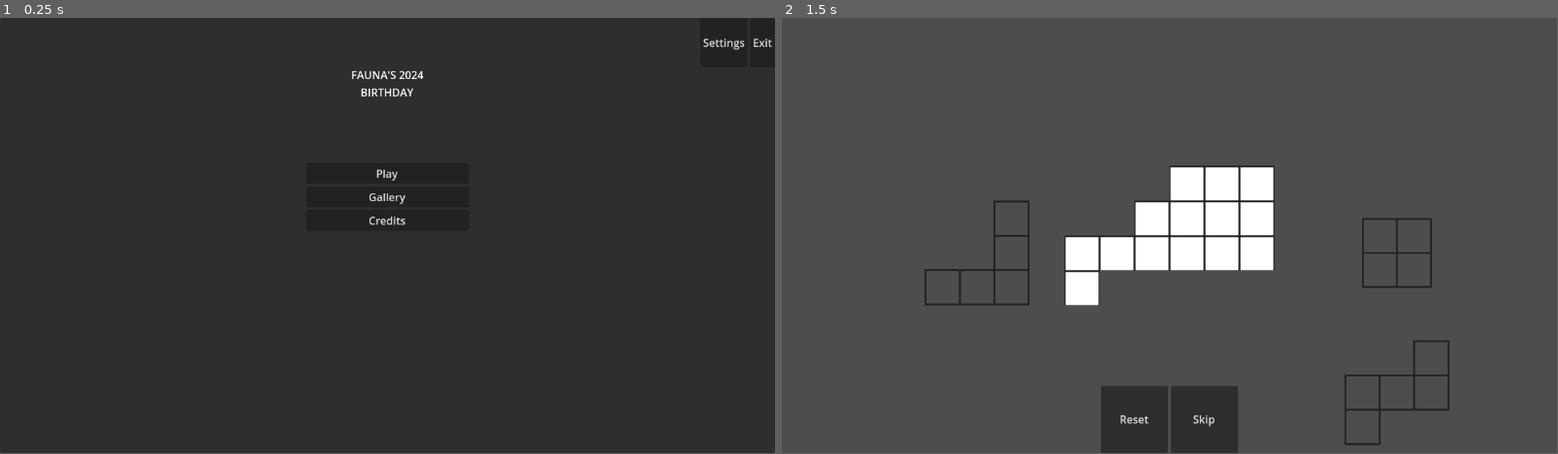
Above: before the commit, frames 1-2 (left to right).
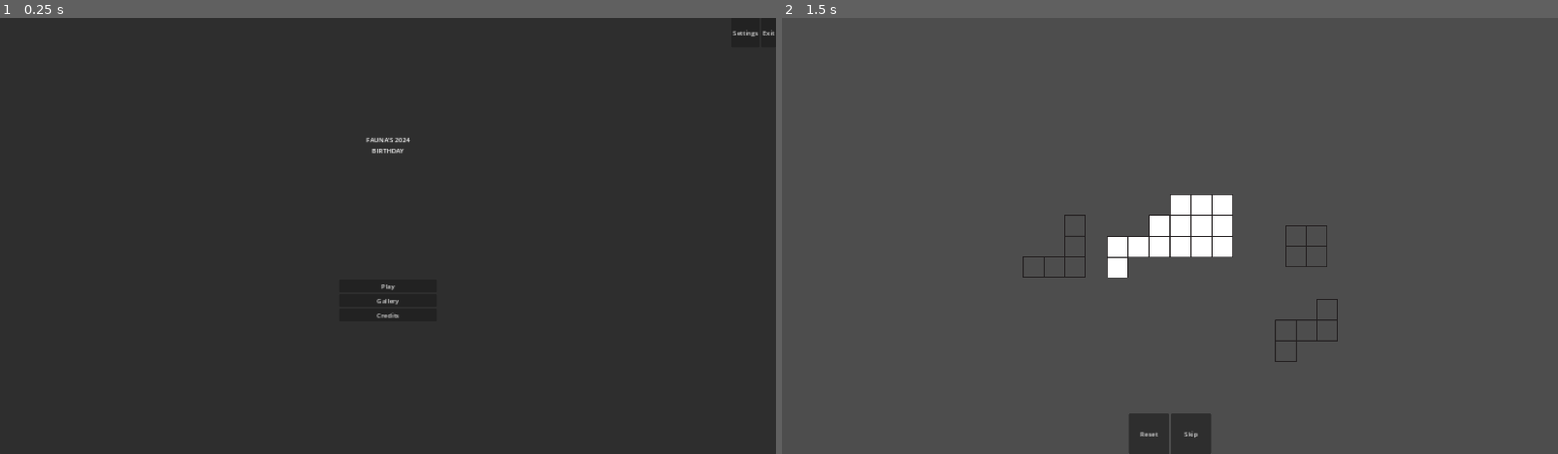
Above: after the commit, the same moments.

Repository: Saplings-Projects/Birthday-2024
Game: Godot game, scene res://MainScenes/main_menu.tscn
Two runs of this game, one before a commit and one after it. Both use one fixed random seed, a clock stepped at 60 frames per second and the inputs below.
Inputs:
- Up to frame 1 (0.25 s): no input
- Up to frame 2 (1.5 s): click "Play" at 0.5 s; click "Skip" at 1.25 s
The window is 799x449 before the commit and 800x450 after it. Grey fills any space a smaller window leaves; there, only what the larger window draws over its background counts as a difference.

The runs differ from the first frame. In frame 1, 0.6% of the frame differs, in the area x 45-100%, y 0-69%; in frame 2, 6.6%, in the area x 18-86%, y 33-100%.

Commit message:
Adjusting aspect ratio project settings; ui example scene

Diff:
--- /dev/null
+++ b/Birthday-2024-Project/MainScenes/ui_example.tscn
@@ -0,0 +1,178 @@
+[gd_scene load_steps=7 format=3 uid="uid://dxuegn567cbjd"]
+
+[ext_resource type="FontFile" uid="uid://b4qxnl5c1be6s" path="res://Fonts/Baskerville Bold.otf" id="2_7a6iy"]
+[ext_resource type="Texture2D" uid="uid://nidr2laulydl" path="res://Art/ResolutionClearance.png" id="2_b02kv"]
+[ext_resource type="Texture2D" uid="uid://ctwvba1eua6yv" path="res://Art/Circle100.png" id="8_4tpwy"]
+[ext_resource type="Texture2D" uid="uid://cy5r7j1tqfeud" path="res://Art/WhiteTriangle.png" id="9_1qatg"]
+[ext_resource type="Texture2D" uid="uid://dyk1nom8mpmo8" path="res://Art/SharpSquareOutline.png" id="10_j6q51"]
+
+[sub_resource type="LabelSettings" id="LabelSettings_ossd2"]
+font = ExtResource("2_7a6iy")
+font_size = 72
+
+[node name="MainMenu" type="Control"]
+layout_mode = 3
+anchors_preset = 15
+anchor_right = 1.0
+anchor_bottom = 1.0
+grow_horizontal = 2
+grow_vertical = 2
+
+[node name="Background" type="TextureRect" parent="."]
+layout_mode = 1
+anchors_preset = 15
+anchor_right = 1.0
+anchor_bottom = 1.0
+grow_horizontal = 2
+grow_vertical = 2
+texture = ExtResource("2_b02kv")
+expand_mode = 3
+stretch_mode = 5
+
+[node name="RichTextLabel" type="Label" parent="."]
+layout_mode = 1
+anchors_preset = 5
+anchor_left = 0.5
+anchor_right = 0.5
+offset_left = -645.5
+offset_top = 50.0
+offset_right = 645.5
+offset_bottom = 175.0
+grow_horizontal = 2
+text = "FAUNA'S 2024 BIRTHDAY "
+label_settings = SubResource("LabelSettings_ossd2")
+horizontal_alignment = 1
+vertical_alignment = 1
+
+[node name="CenterFullRect" type="TextureRect" parent="."]
+layout_mode = 1
+anchors_preset = 15
+anchor_right = 1.0
+anchor_bottom = 1.0
+offset_left = 910.0
+offset_top = 490.0
+offset_right = -910.0
+offset_bottom = -490.0
+grow_horizontal = 2
+grow_vertical = 2
+pivot_offset = Vector2(50, 50)
+texture = ExtResource("8_4tpwy")
+
+[node name="TopLeftFixed" type="TextureRect" parent="."]
+layout_mode = 1
+offset_right = 40.0
+offset_bottom = 40.0
+texture = ExtResource("9_1qatg")
+stretch_mode = 2
+
+[node name="TopRightRotated" type="TextureRect" parent="."]
+layout_mode = 1
+anchors_preset = 1
+anchor_left = 1.0
+anchor_right = 1.0
+offset_left = -180.0
+offset_bottom = 180.0
+grow_horizontal = 0
+rotation = -2.35619
+pivot_offset = Vector2(90, 90)
+texture = ExtResource("9_1qatg")
+stretch_mode = 2
+
+[node name="BottomLeftSmallScale" type="TextureRect" parent="."]
+layout_mode = 1
+anchors_preset = 2
+anchor_top = 1.0
+anchor_bottom = 1.0
+offset_top = -180.0
+offset_right = 180.0
+grow_vertical = 0
+scale = Vector2(0.5, 0.5)
+pivot_offset = Vector2(90, 90)
+texture = ExtResource("9_1qatg")
+stretch_mode = 2
+
+[node name="BottomRightRotatedSmallScale" type="TextureRect" parent="."]
+layout_mode = 1
+anchors_preset = 3
+anchor_left = 1.0
+anchor_top = 1.0
+anchor_right = 1.0
+anchor_bottom = 1.0
+offset_left = -180.0
+offset_top = -180.0
+grow_horizontal = 0
+grow_vertical = 0
+rotation = -0.785398
+scale = Vector2(0.5, 0.5)
+pivot_offset = Vector2(90, 90)
+texture = ExtResource("9_1qatg")
+stretch_mode = 2
+
+[node name="LeftFixed" type="TextureRect" parent="."]
+layout_mode = 1
+anchors_preset = 4
+anchor_top = 0.5
+anchor_bottom = 0.5
+offset_top = -100.0
+offset_right = 200.0
+offset_bottom = 100.0
+grow_vertical = 2
+texture = ExtResource("10_j6q51")
+stretch_mode = 2
+
+[node name="Right9sliceStretch" type="NinePatchRect" parent="."]
+custom_minimum_size = Vector2(100, 100)
+layout_mode = 1
+anchors_preset = 11
+anchor_left = 1.0
+anchor_right = 1.0
+anchor_bottom = 1.0
+offset_left = -100.0
+offset_top = 300.0
+offset_bottom = -300.0
+grow_horizontal = 0
+grow_vertical = 2
+texture = ExtResource("10_j6q51")
+region_rect = Rect2(0, 0, 200, 200)
+patch_margin_left = 10
+patch_margin_top = 10
+patch_margin_right = 10
+patch_margin_bottom = 10
+
+[node name="Bottom9sliceStretchSmallScale" type="NinePatchRect" parent="."]
+custom_minimum_size = Vector2(100, 100)
+layout_mode = 1
+anchors_preset = 12
+anchor_top = 1.0
+anchor_right = 1.0
+anchor_bottom = 1.0
+offset_left = 300.0
+offset_top = -100.0
+offset_right = -300.0
+grow_horizontal = 2
+grow_vertical = 0
+scale = Vector2(0.5, 0.5)
+pivot_offset = Vector2(660, 50)
+texture = ExtResource("10_j6q51")
+region_rect = Rect2(0, 0, 200, 200)
+patch_margin_left = 10
+patch_margin_top = 10
+patch_margin_right = 10
+patch_margin_bottom = 10
+
+[node name="FixedBottomSmallScale" type="TextureRect" parent="."]
+layout_mode = 1
+anchors_preset = 7
+anchor_left = 0.5
+anchor_top = 1.0
+anchor_right = 0.5
+anchor_bottom = 1.0
+offset_left = -100.0
+offset_top = -280.0
+offset_right = 100.0
+offset_bottom = -80.0
+grow_horizontal = 2
+grow_vertical = 0
+scale = Vector2(0.5, 0.5)
+pivot_offset = Vector2(100, 100)
+texture = ExtResource("10_j6q51")
--- a/Birthday-2024-Project/project.godot
+++ b/Birthday-2024-Project/project.godot
@@ -14,6 +14,15 @@
 run/main_scene="res://MainScenes/main_menu.tscn"
 config/features=PackedStringArray("4.2", "GL Compatibility")
 config/icon="res://icon.svg"
+
+[display]
+
+window/size/viewport_width=1920
+window/size/viewport_height=1080
+window/size/window_width_override=1600
+window/size/window_height_override=900
+window/stretch/mode="canvas_items"
+window/stretch/aspect="expand"
 
 [input]
 
Binary file added: Birthday-2024-Project/Art/ResolutionClearance.png
Not shown, added: Birthday-2024-Project/Art/ResolutionClearance.png.import
Binary file added: Birthday-2024-Project/Fonts/Baskerville Bold.otf
Not shown, added: Birthday-2024-Project/Fonts/Baskerville Bold.otf.import
